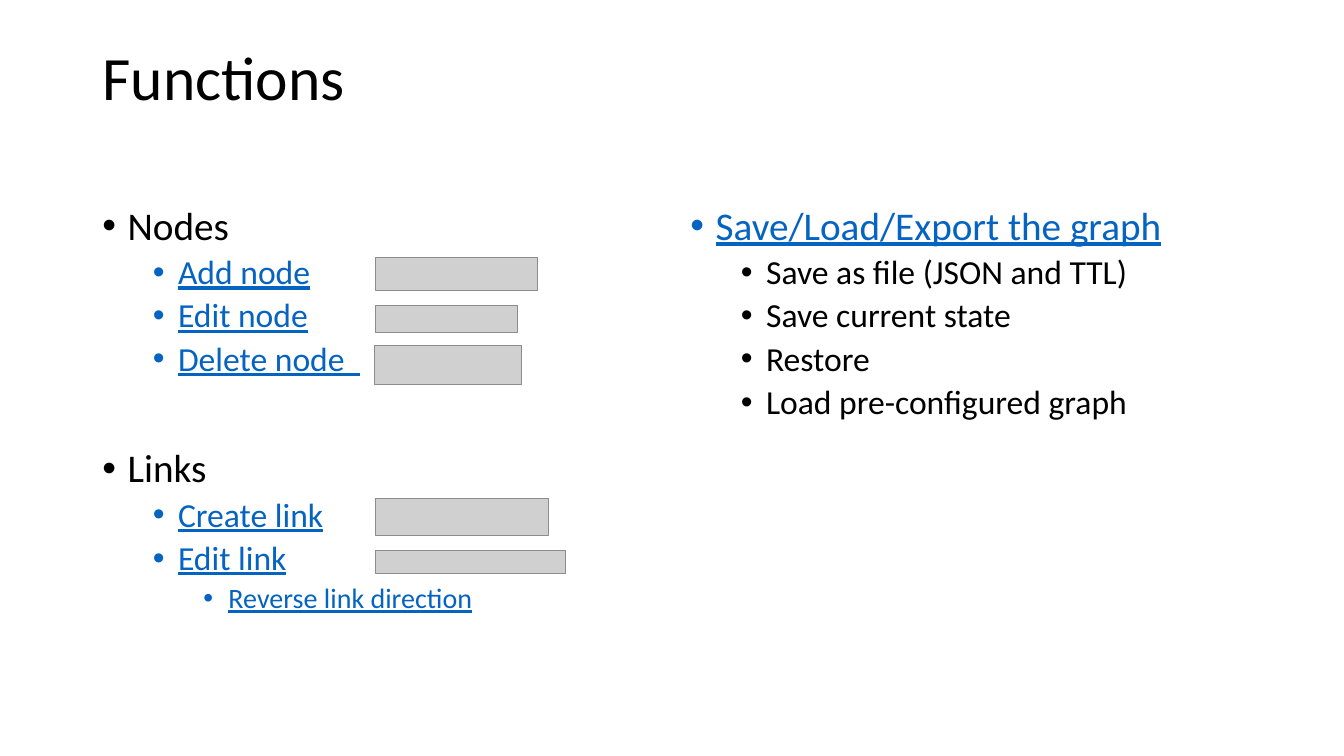
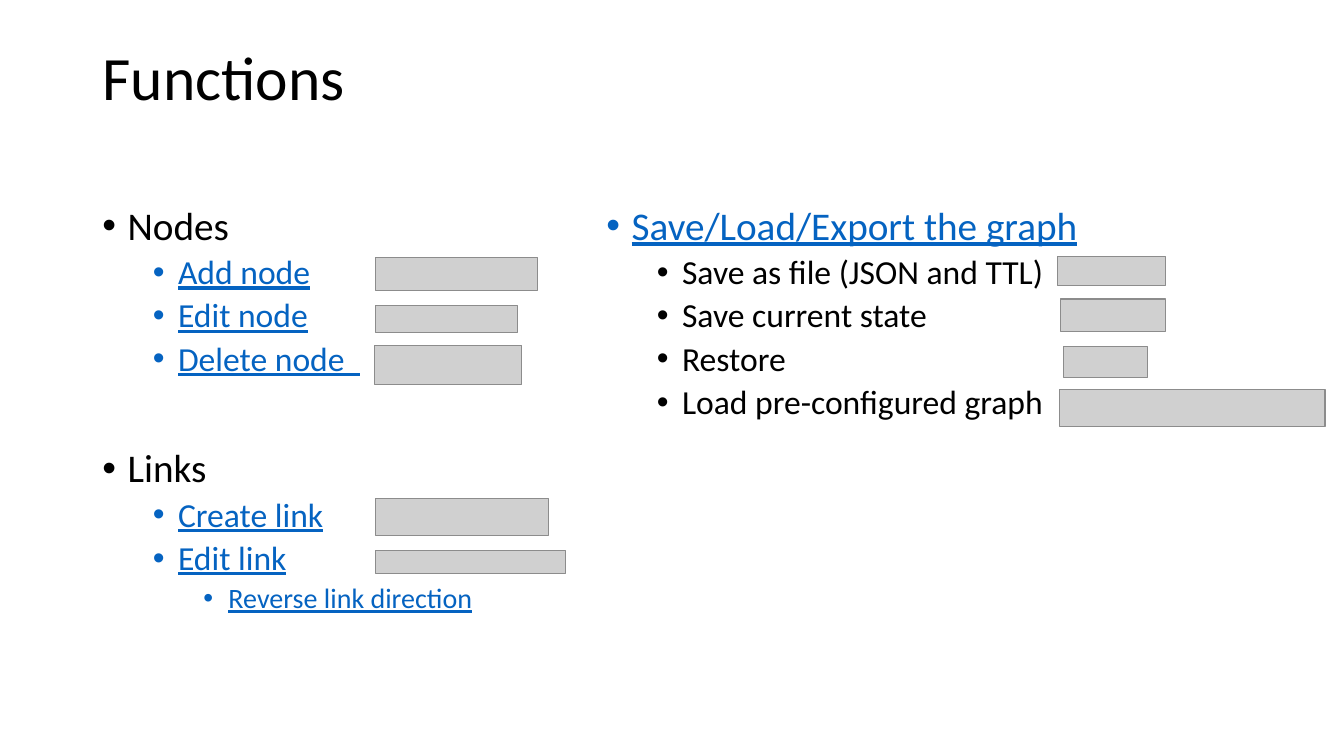
Before and after one commit to phuse-org/LinkedDataWorkshop, a slide deck: slide 4 of EUConnect18/doc/GraphEditor introduction.pptx. Drawn at 1344x756 pixels with LibreOffice and Linux fonts; fonts in the diff are those of the drawing; grey boxes stand for pictures. Boxes give left, top, right and bottom in pixels: in the first picture for what was removed or moved away, otherwise in the second. Text is boxed around its words. In the diff, an @@ line names an element or a change of style, - is before the commit and + after.

Commit message:
Updated to reflect updates to GraphEditor

```diff
--- a/EUConnect18/doc/GraphEditor introduction.pptx
+++ b/EUConnect18/doc/GraphEditor introduction.pptx
@@ text "Save/Load/Export the graph": place and size @@
-text "Save/Load/Export the graph" at [716,212,1161,420]
+text "Save/Load/Export the graph" at [632,212,1077,420]
@@ picture added at [1058,256,1166,285] @@
@@ picture added at [1061,299,1166,332] @@
@@ picture added at [1064,347,1147,378] @@
@@ picture added at [1060,390,1326,426] @@
```
Also in this commit, not shown: 5 other slides changed, 1 other file.
